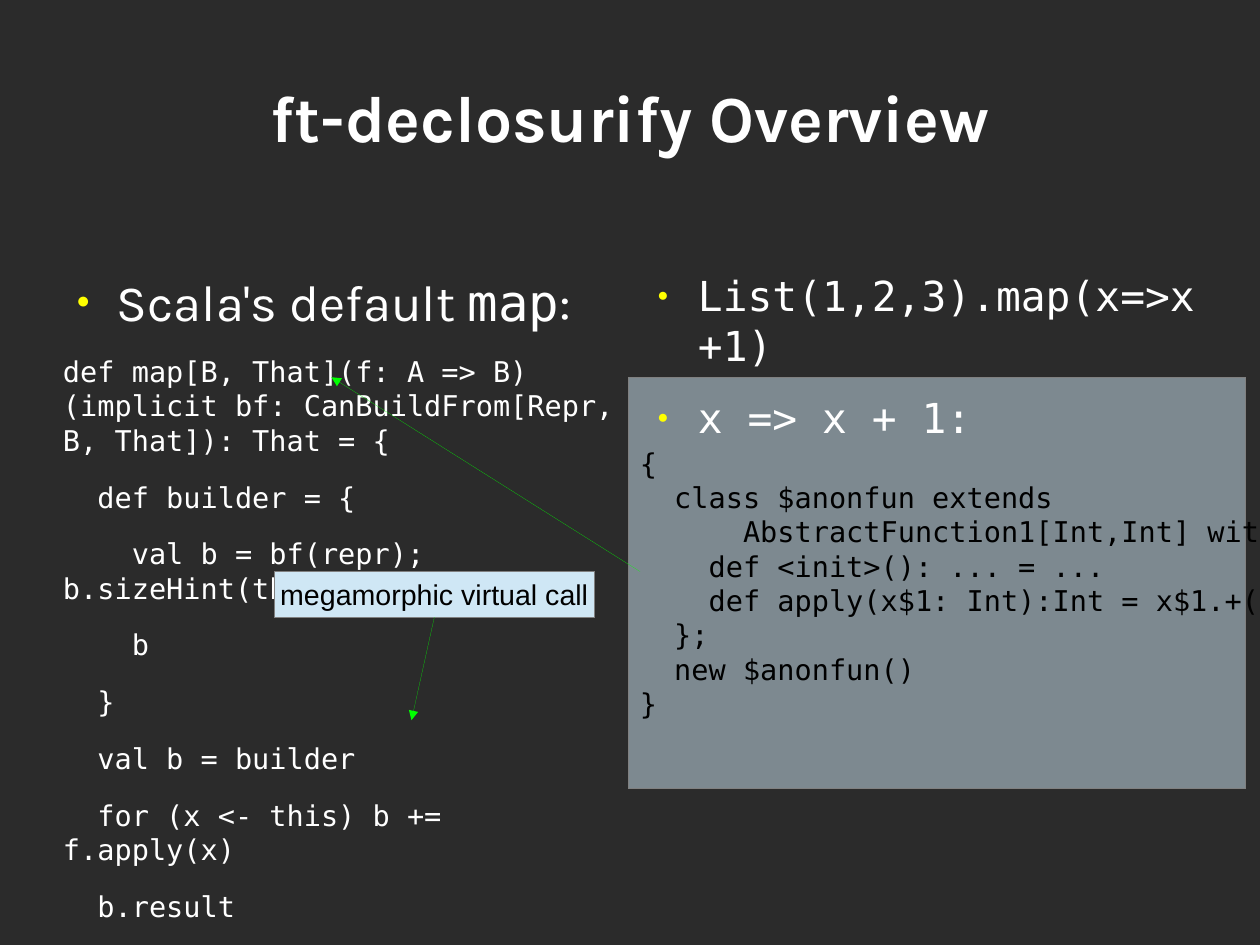
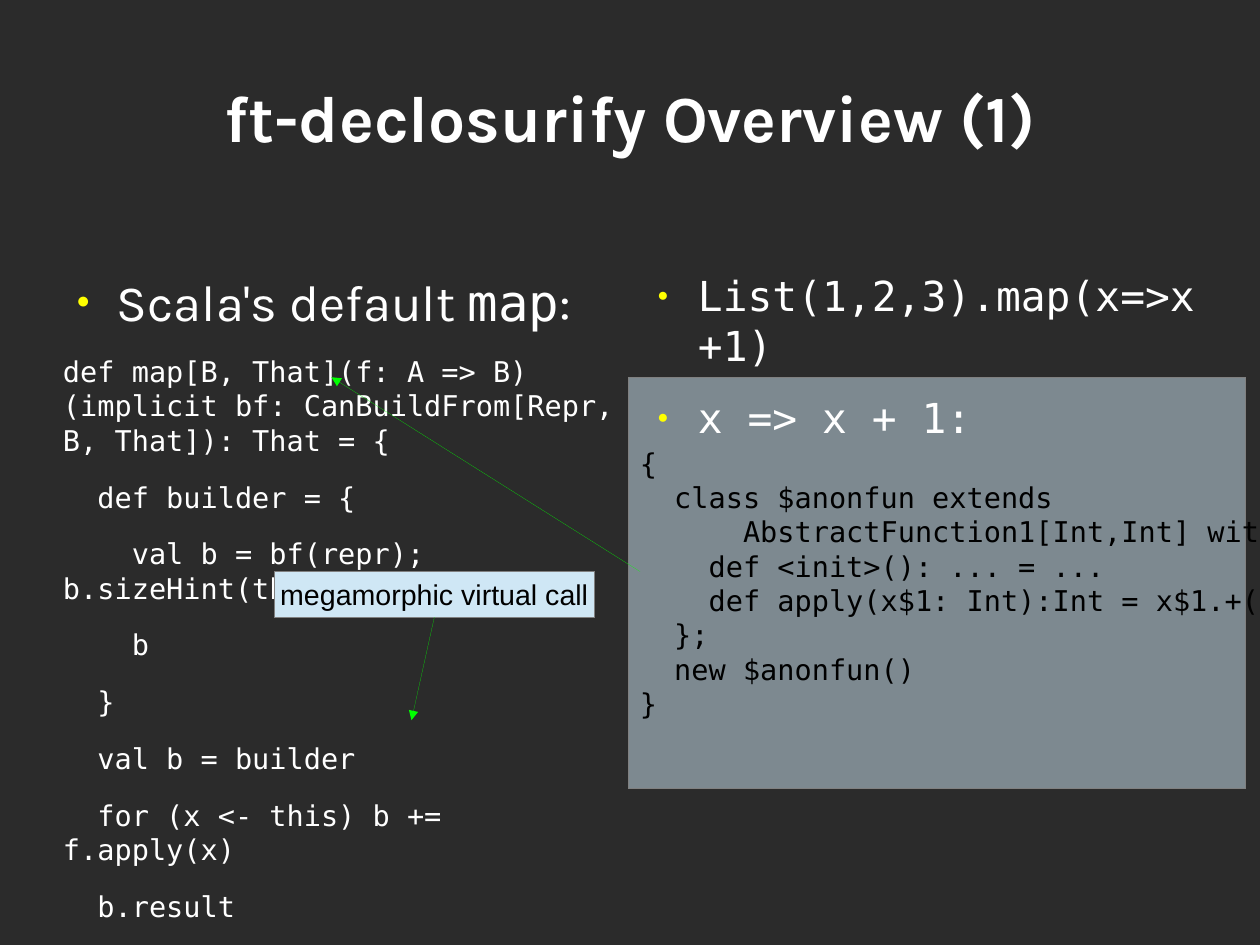
Before and after one commit to geo-kollias/msc-thesis-tex, a slide deck: slide 11 of geokollias_msc_thesis_pres.odp. Drawn at 1260x945 pixels with LibreOffice and Linux fonts; fonts in the diff are those of the drawing; background and template pictures are left out; a plain dark background stands for a picture behind light text. Boxes give left, top, right and bottom in pixels: in the first picture for what was removed or moved away, otherwise in the second. Text is boxed around its words. In the diff, an @@ line names an element or a change of style, - is before the commit and + after.

```diff
--- a/geokollias_msc_thesis_pres.odp
+++ b/geokollias_msc_thesis_pres.odp
@@ title at bbox=[224, 92, 1036, 159]: text changed @@
-ft-declosurify Overview
+ft-declosurify Overview (1)
```
Also in this commit, not shown: 10 other slides changed, 4 slides added.
